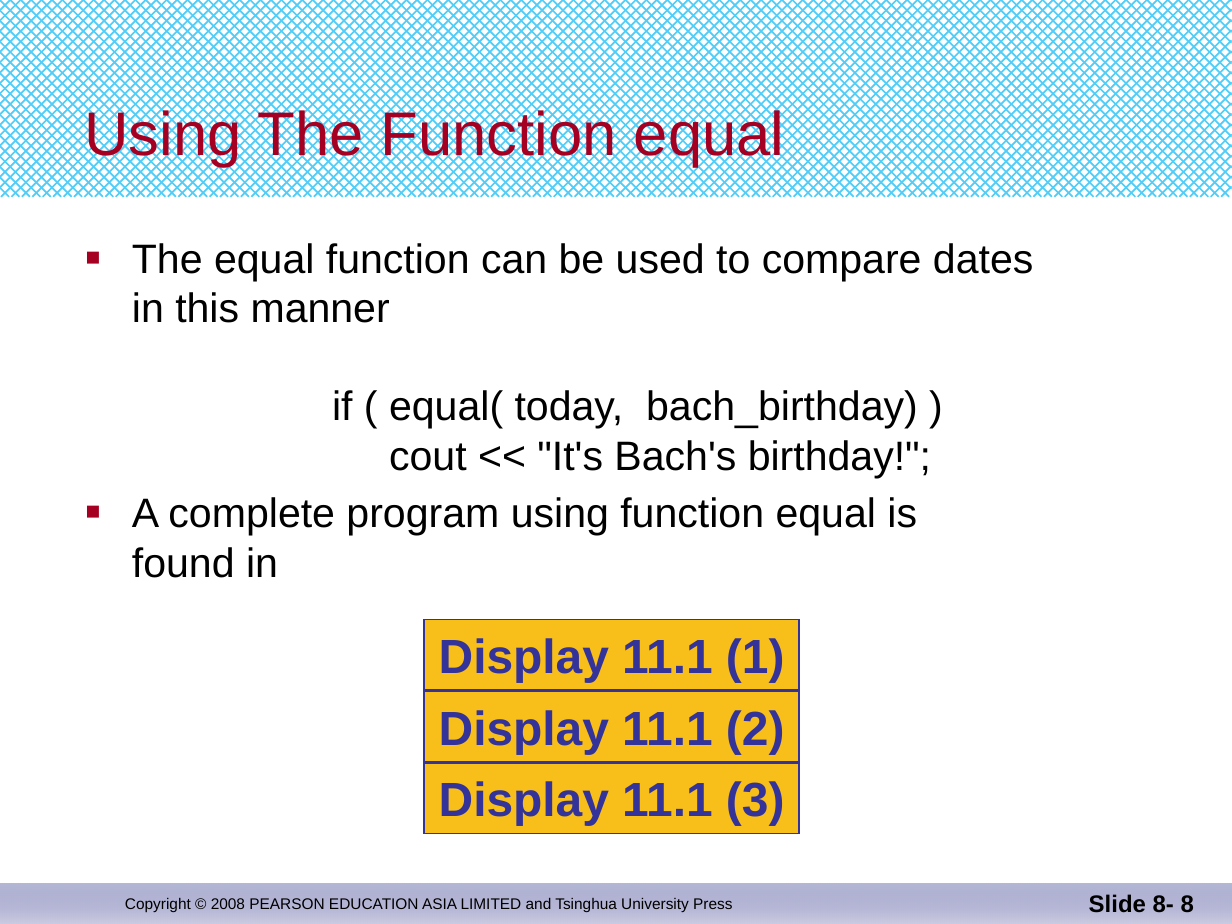
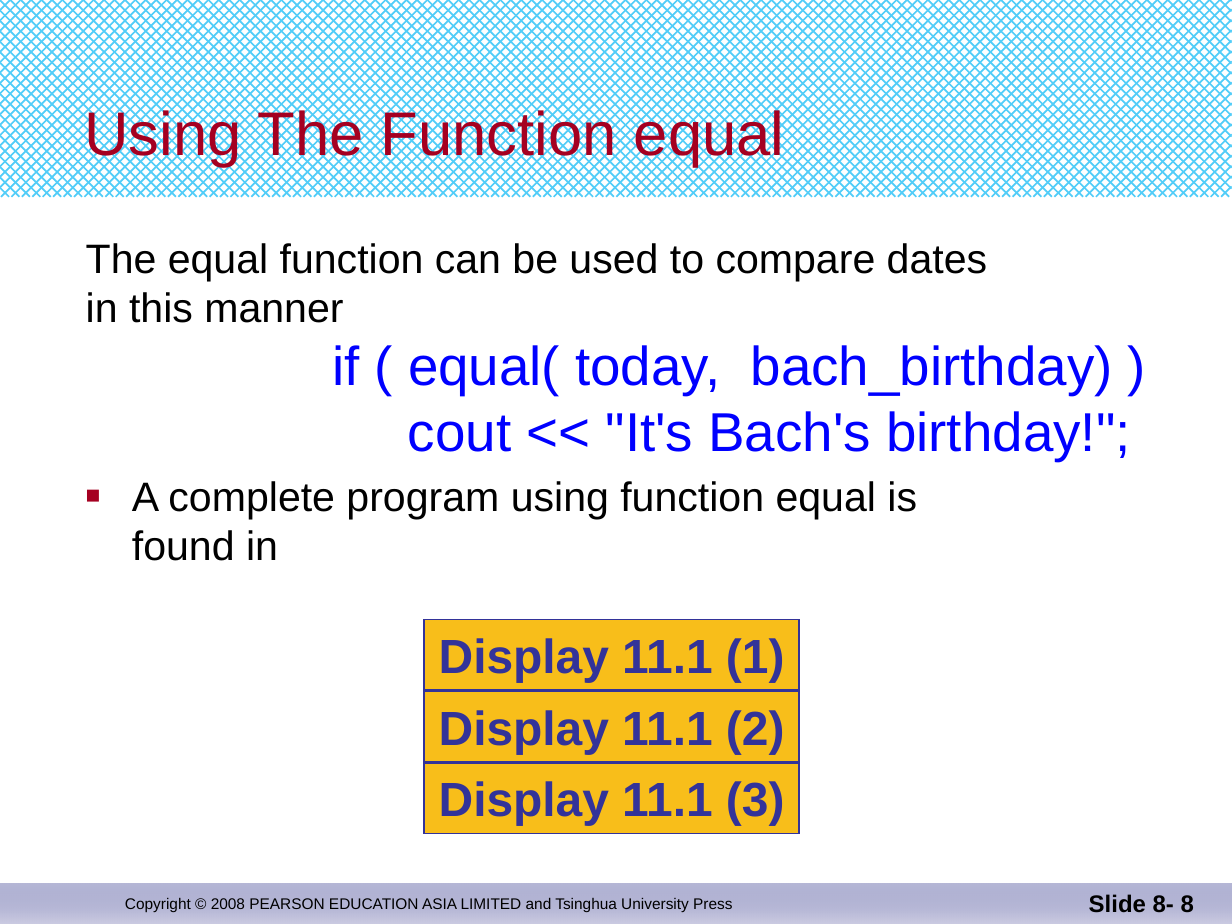
Before and after one commit to djuanbei/CPLUSPLUS, a slide deck: slide 8 of ppt/Chapter 11.pptx. Drawn at 1232x924 pixels with LibreOffice and Linux fonts; fonts in the diff are those of the drawing. Boxes give left, top, right and bottom in pixels: in the first picture for what was removed or moved away, otherwise in the second. Text is boxed around its words. In the diff, an @@ line names an element or a change of style, - is before the commit and + after.

```diff
--- a/ppt/Chapter 11.pptx
+++ b/ppt/Chapter 11.pptx
@@ text at bbox=[86, 243, 1130, 461]: size 24 to 32 pt, text colour #000000 to #0000FF in "if ( equal( today, bach_birthday) ) cout ..."; bullet ■ to none; more space between paragraphs @@
```
Also in this commit, not shown: 7 other slides changed, 1 other file.
